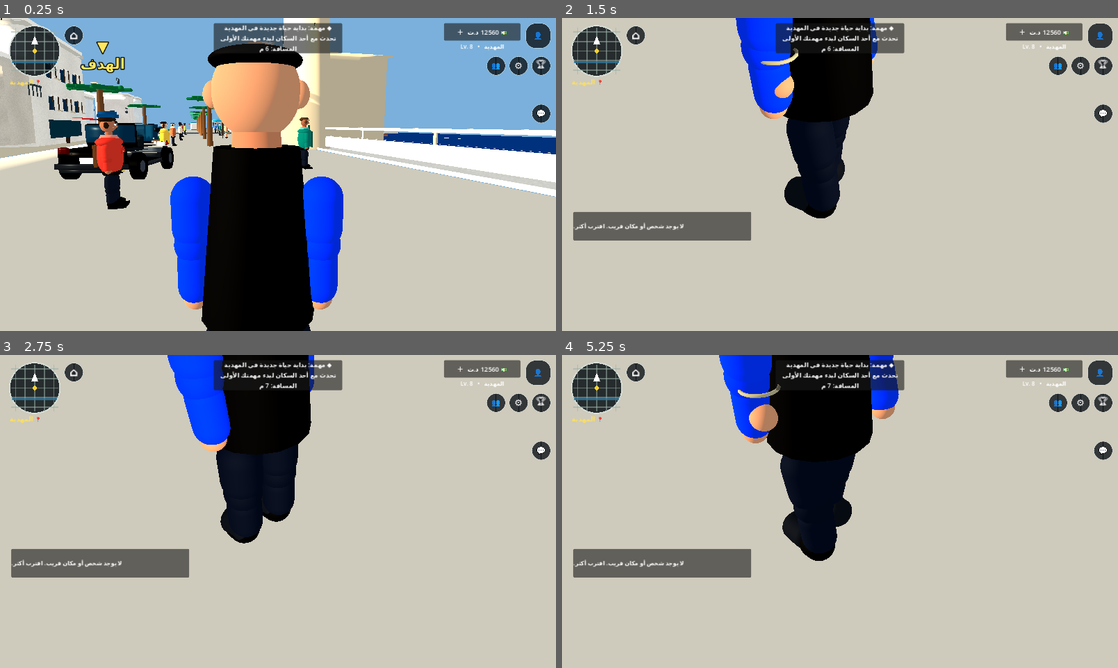
Above: before the commit, frames 1-4 (two rows, left to right).
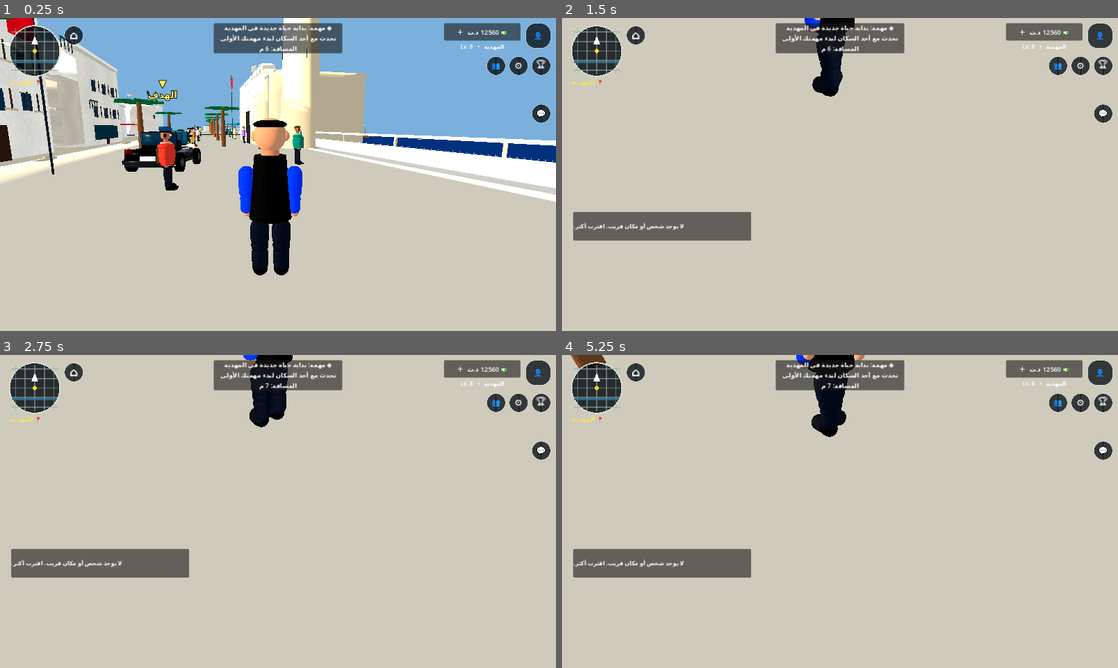
Above: after the commit, the same moments.

Repository: stevennpllk-crypto/REAL-LIFE-MAHDIA
Game: Godot game, scene res://scenes/Main.tscn
The game is run twice, just before and just after one commit, with the same random seed, the same clock (stepped at 60 frames per second) and the same inputs.
Inputs (mouse positions are in pixels of both pictures, inside the frame that each line leads up to):
- Up to frame 1 (0.25 s): no input
- Up to frame 2 (1.5 s): click "⌂" at 0.5 s; tap Enter at 1.25 s; move the mouse to (867, 174) at 1.27 s; hold W (move_forward) from 1.28 s (still down); tap E (interact) at 1.35 s
- Up to frame 3 (2.75 s): keep holding W (move_forward); tap Space (jump) at 1.52, 2.27 s; move the mouse to (250, 511) at 2.02 s; tap Shift (run) at 2.1 s
- Up to frame 4 (5.25 s): keep holding W (move_forward); move the mouse to (851, 505) at 2.77 s; tap E (interact) at 2.85, 4.35 s; move the mouse to (834, 517) at 3.52 s; tap Shift (run) at 3.6, 5.1 s; tap Space (jump) at 3.77, 4.52 s; move the mouse to (878, 514) at 4.27 s; move the mouse to (795, 508) at 5.02 s

The runs differ from the first frame. In frame 1, 35% of the frame differs, in the area x 0-100%, y 0-100%; in frame 2, 9.0%; in frame 3, 9.2%; in frame 4, 11%.

Commit message:
Widen third-person camera framing for mobile gameplay

Diff:
--- a/scripts/player.gd
+++ b/scripts/player.gd
@@ -75,10 +75,12 @@
 	# Reference-image framing: a close, centered third-person follow camera.
 	# The slightly narrower lens keeps the player prominent without extreme
 	# perspective distortion on a tall mobile display.
-	camera.position = Vector3(0.10, 0.30, 1.55)
-	camera.rotation_degrees.x = -8.5
+	# Keep the full character and enough surrounding street visible on phones.
+	# A 1.55 m offset produced an excessively tight back-of-player close-up.
+	camera.position = Vector3(0.10, 0.55, 3.6)
+	camera.rotation_degrees.x = -9.5
 	camera.current = true
-	camera.fov = 51.0
+	camera.fov = 58.0
 	camera.near = 0.08
 	camera_pivot.add_child(camera)
 	if not OS.has_feature("mobile"):
